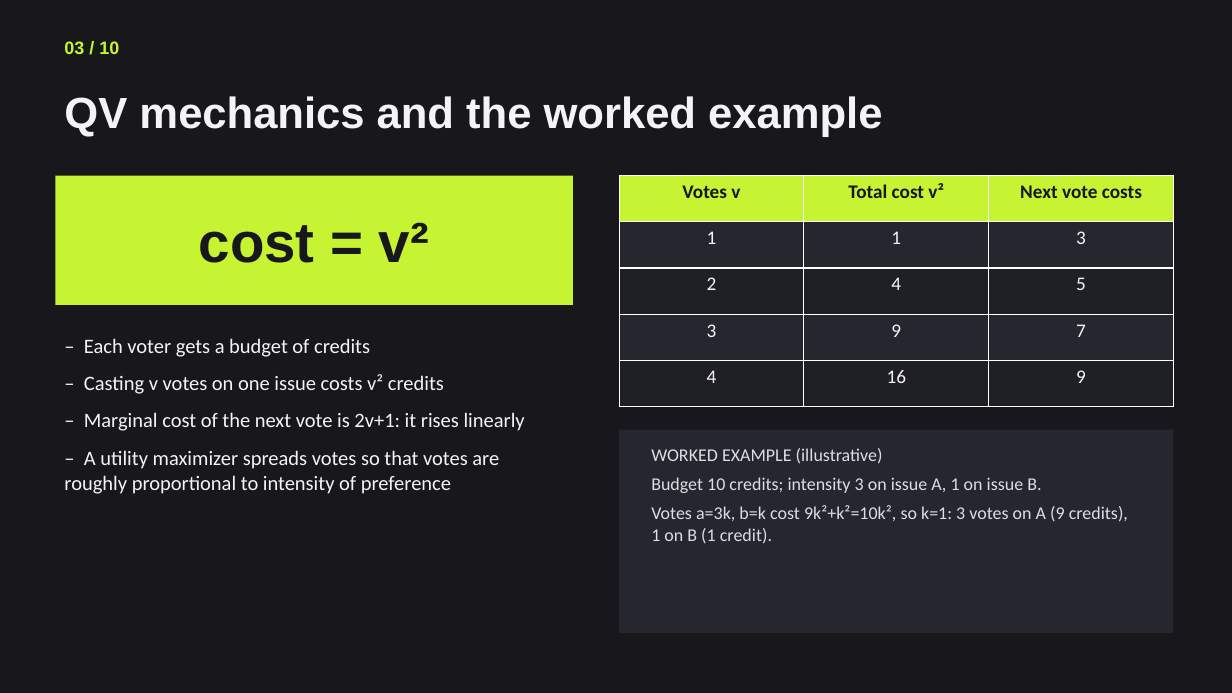
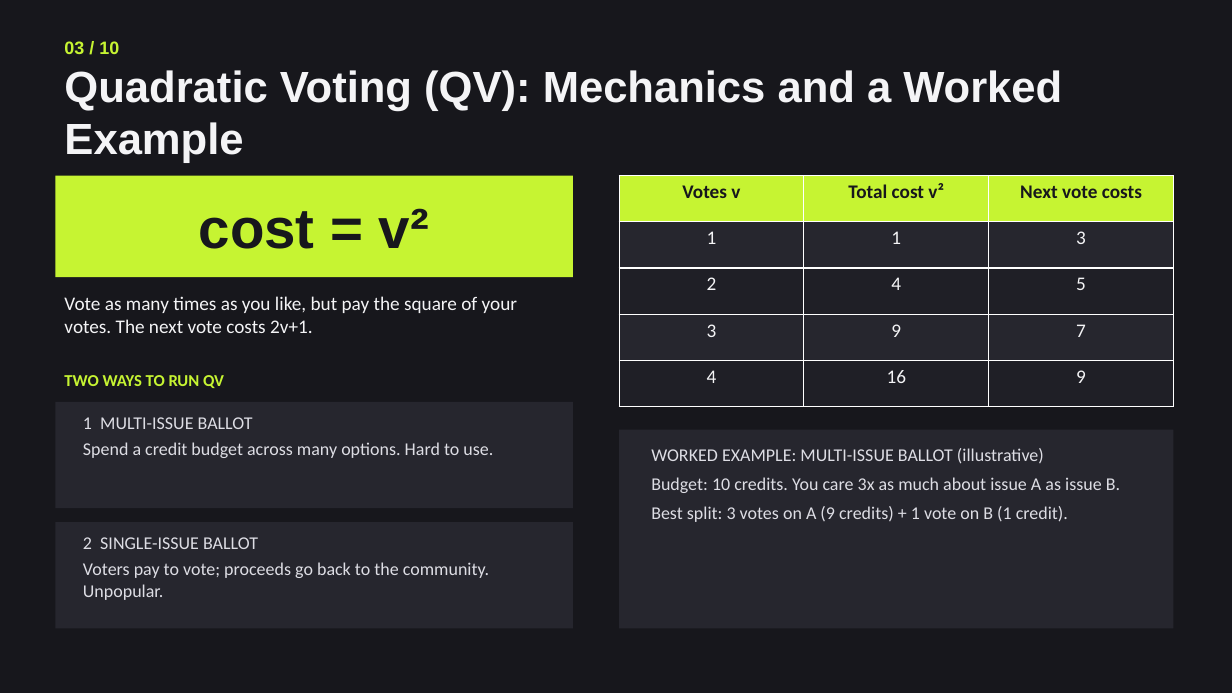
Before and after one commit to Jeanmauratille/quadratic_voting, a slide deck: slide 3 of final_project_outline.pptx. Drawn at 1232x693 pixels with LibreOffice and Linux fonts; fonts in the diff are those of the drawing. Boxes give left, top, right and bottom in pixels: in the first picture for what was removed or moved away, otherwise in the second. Text is boxed around its words. In the diff, an @@ line names an element or a change of style, - is before the commit and + after.

```diff
--- a/final_project_outline.pptx
+++ b/final_project_outline.pptx
@@ text at bbox=[64, 70, 1062, 163]: text changed @@
-QV mechanics and the worked example
+Quadratic Voting (QV): Mechanics and a Worked Example
@@ text "cost = v²": place and size @@
-text "cost = v²" at bbox=[199, 222, 429, 263]
+text "cost = v²" at bbox=[199, 208, 429, 249]
@@ rectangle: place and size @@
-rectangle at bbox=[55, 176, 573, 305]
+rectangle at bbox=[55, 176, 573, 277]
@@ text added at bbox=[64, 296, 517, 333], 15 pt, text #F4F4F6 @@
+Vote as many times as you like, but pay the square of your votes. The next vote costs 2v+1.
@@ text removed at bbox=[64, 338, 525, 494] @@
-– Each voter gets a budget of credits
-– Casting v votes on one issue costs v² credits
-– Marginal cost of the next vote is 2v+1: it rises linearly
-– A utility maximizer spreads votes so that votes are roughly proportional to intensity of preference
@@ text added at bbox=[64, 375, 224, 388], 13 pt, text #C6F432, bold @@
+TWO WAYS TO RUN QV
@@ rectangle added at bbox=[55, 402, 573, 508], fill #26262E @@
@@ text added at bbox=[83, 417, 493, 458], 14 pt, text #DDDDE4 @@
+1 MULTI-ISSUE BALLOT
+Spend a credit budget across many options. Hard to use.
@@ rectangle: place and size @@
-rectangle at bbox=[619, 430, 1174, 633]
+rectangle at bbox=[619, 430, 1174, 628]
@@ text at bbox=[651, 448, 1120, 522]: text changed @@
-WORKED EXAMPLE (illustrative)
-Budget 10 credits; intensity 3 on issue A, 1 on issue B.
-Votes a=3k, b=k cost 9k²+k²=10k², so k=1: 3 votes on A (9 credits), 1 on B (1 credit).
+WORKED EXAMPLE: MULTI-ISSUE BALLOT (illustrative)
+Budget: 10 credits. You care 3x as much about issue A as issue B.
+Best split: 3 votes on A (9 credits) + 1 vote on B (1 credit).
@@ rectangle added at bbox=[55, 522, 573, 628], fill #26262E @@
@@ text added at bbox=[83, 537, 489, 600], 14 pt, text #DDDDE4 @@
+2 SINGLE-ISSUE BALLOT
+Voters pay to vote; proceeds go back to the community. Unpopular.
```
Also in this commit, not shown: 4 other slides changed, 4 slides added, 4 slides removed, 3 other files.
